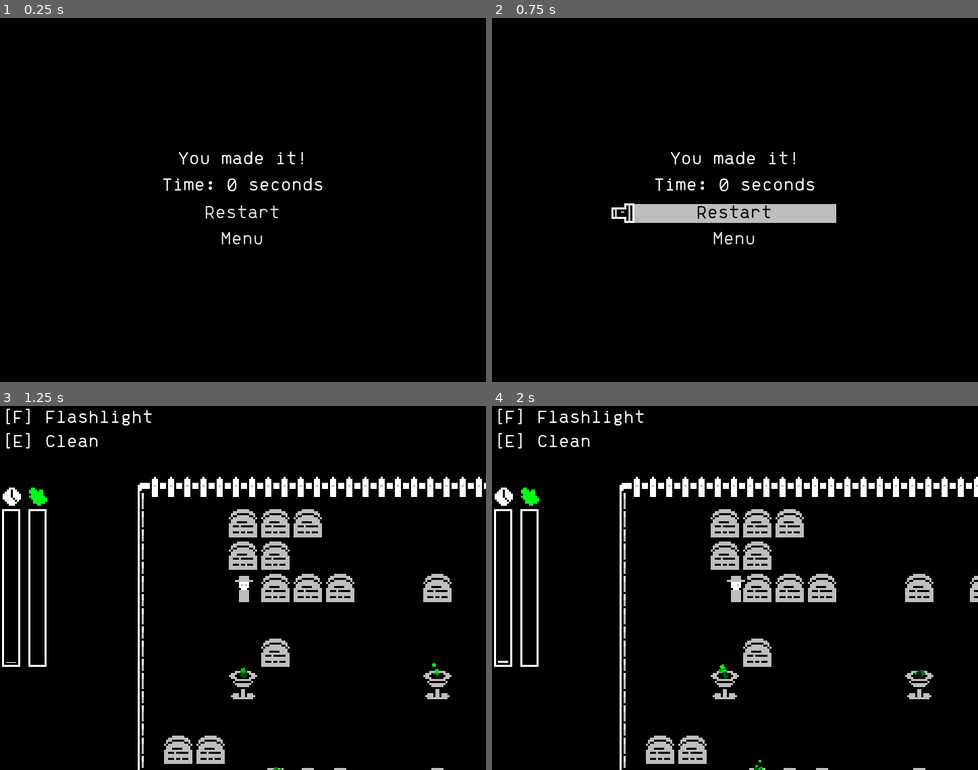
Above: before the commit, frames 1-4 (two rows, left to right).
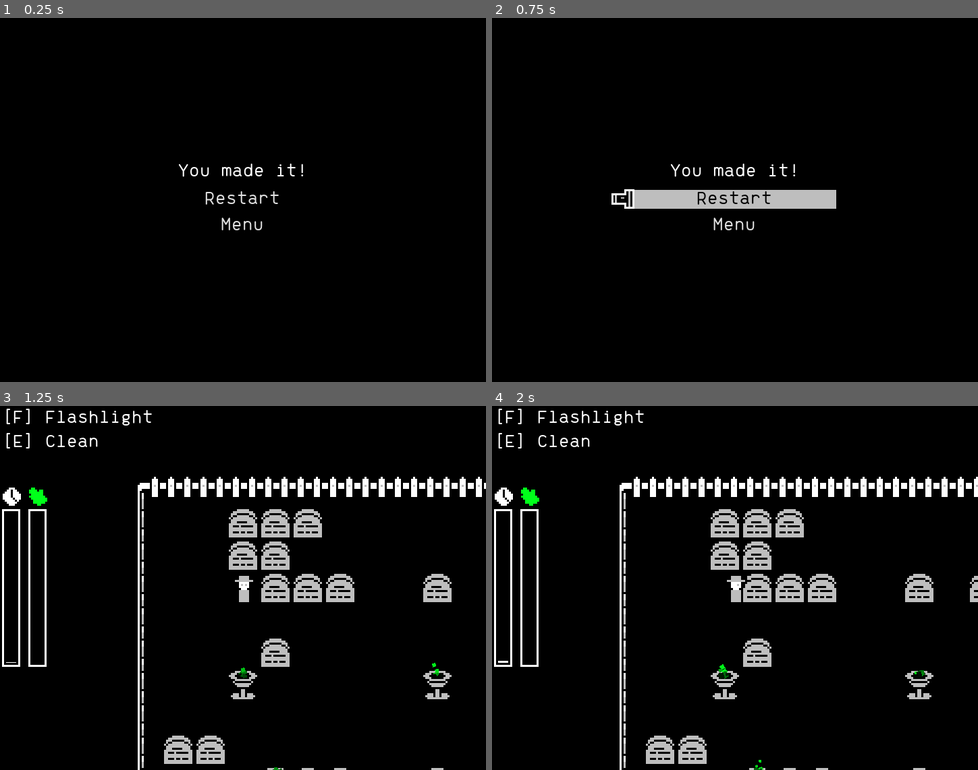
Above: after the commit, the same moments.

Repository: lucille-d/pixelles-2021
Game: Godot game, scene res://scenes/menus/GameOver.tscn
The game is run twice, just before and just after one commit, with the same random seed, the same clock (stepped at 60 frames per second) and the same inputs. This scene is started directly instead of the project's main scene. Sound files missing from this copy of the repository are replaced by a short silence.
Inputs (mouse positions are in pixels of both pictures, inside the frame that each line leads up to):
- Up to frame 1 (0.25 s): no input
- Up to frame 2 (0.75 s): click "Restart" at 0.5 s
- Up to frame 3 (1.25 s): no input
- Up to frame 4 (2 s): tap Enter (ui_accept) at 1.25, 1.52 s; move the mouse to (841, 569) at 1.27 s; hold D (move_right) from 1.28 s (still down); tap F (activate_light) at 1.35 s

The runs differ from the first frame. In frame 1, 1.4% of the frame differs, in the area x 33-67%, y 36-63%; in frame 2, 4.2%, in the area x 24-71%, y 36-63%; in frame 3, nothing differs; in frame 4, nothing differs.

Commit message:
(feat) balancing + hide broken buttons

Diff:
--- a/scenes/levels/Game.gd
+++ b/scenes/levels/Game.gd
@@ -58,11 +58,9 @@
 		g.direction = 1
 	add_child(g)
 	ghost_counter += 1
-	print("NEW! ghosts : ", str(ghost_counter))
 
 func on_ghost_death():
 	ghost_counter -= 1
-	print("DEAD! ghosts : ", str(ghost_counter))
 
 func on_pause(is_paused):
 	if is_paused:
--- a/scenes/levels/Game.tscn
+++ b/scenes/levels/Game.tscn
@@ -93,7 +93,7 @@
 
 [node name="Label" type="Label" parent="GUI/PauseOverlay/VBoxContainer"]
 margin_right = 74.0
-margin_bottom = 126.0
+margin_bottom = 154.0
 size_flags_vertical = 3
 theme = ExtResource( 7 )
 custom_fonts/font = SubResource( 2 )
@@ -105,6 +105,7 @@
 }
 
 [node name="RestartButton" parent="GUI/PauseOverlay/VBoxContainer" instance=ExtResource( 3 )]
+visible = false
 anchor_right = 0.0
 margin_top = 130.0
 margin_right = 74.0
@@ -113,6 +114,7 @@
 global_method = "restart"
 
 [node name="QuitButton" parent="GUI/PauseOverlay/VBoxContainer" instance=ExtResource( 3 )]
+visible = false
 anchor_right = 0.0
 margin_top = 144.0
 margin_right = 74.0
--- a/scenes/menus/GameOver.tscn
+++ b/scenes/menus/GameOver.tscn
@@ -26,14 +26,15 @@
 }
 
 [node name="Label" type="Label" parent="VBoxContainer"]
-margin_top = 64.0
+margin_top = 71.0
 margin_right = 100.0
-margin_bottom = 74.0
+margin_bottom = 81.0
 text = "game over"
 align = 1
 autowrap = true
 
 [node name="TimeLabel" type="Label" parent="VBoxContainer"]
+visible = false
 margin_top = 78.0
 margin_right = 100.0
 margin_bottom = 88.0
@@ -42,16 +43,16 @@
 
 [node name="RestartButton" parent="VBoxContainer" instance=ExtResource( 3 )]
 anchor_right = 0.0
-margin_top = 92.0
+margin_top = 85.0
 margin_right = 100.0
-margin_bottom = 102.0
+margin_bottom = 95.0
 text = "Restart"
 global_method = "start_game"
 
 [node name="MenuButton" parent="VBoxContainer" instance=ExtResource( 3 )]
 anchor_right = 0.0
-margin_top = 106.0
+margin_top = 99.0
 margin_right = 100.0
-margin_bottom = 116.0
+margin_bottom = 109.0
 text = "Menu"
 global_method = "to_menu"
--- a/scenes/menus/HoverButton.gd
+++ b/scenes/menus/HoverButton.gd
@@ -15,6 +15,7 @@
 
 
 func _on_HoverButton_pressed():
+	print("click")
 	click_sound.play()
 
 func _on_ClickSound_finished():
--- a/scenes/nodes/Ghost.gd
+++ b/scenes/nodes/Ghost.gd
@@ -57,4 +57,4 @@
 	return g
 
 func get_goo_timer():
-	return randi() % 4 + 4 - game.current_difficulty
+	return randi() % 5 + 4 - game.current_difficulty * .5
--- a/scenes/nodes/Goo.gd
+++ b/scenes/nodes/Goo.gd
@@ -28,7 +28,6 @@
 	sprite.modulate = Global.accent_color
 
 func _on_Goo_body_entered(body):
-#	animation_player.play("blink")
 	outline.show()
 	body.add_nearby_goo(self)
 
